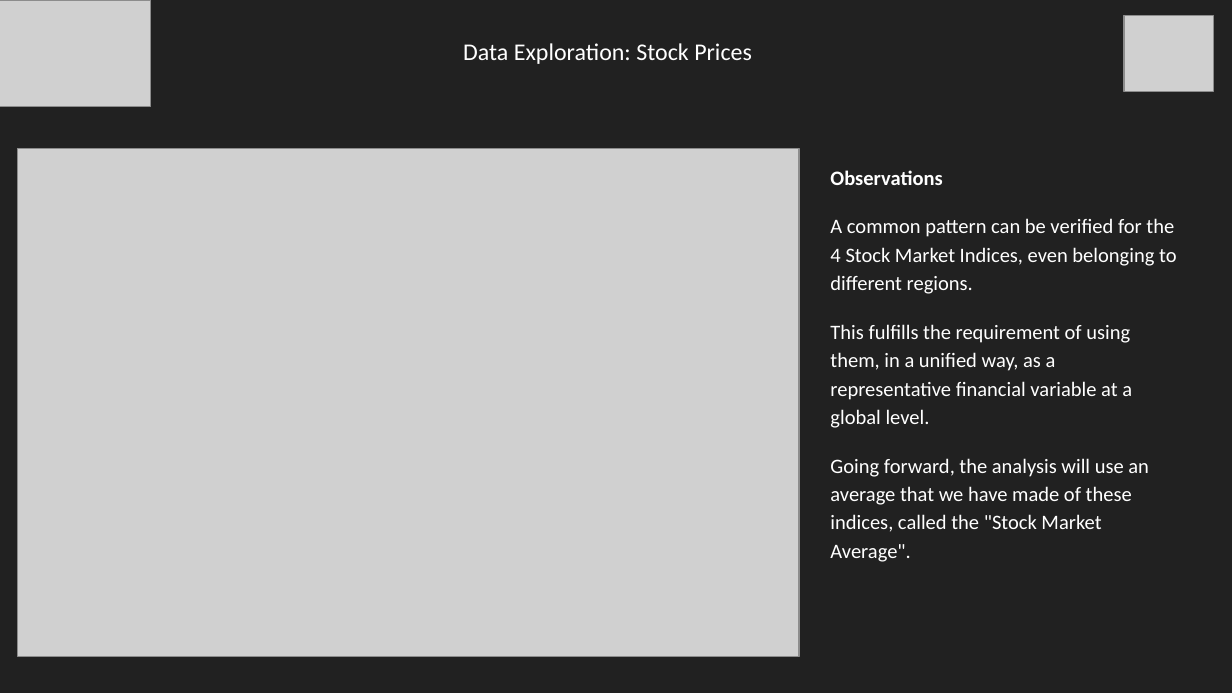
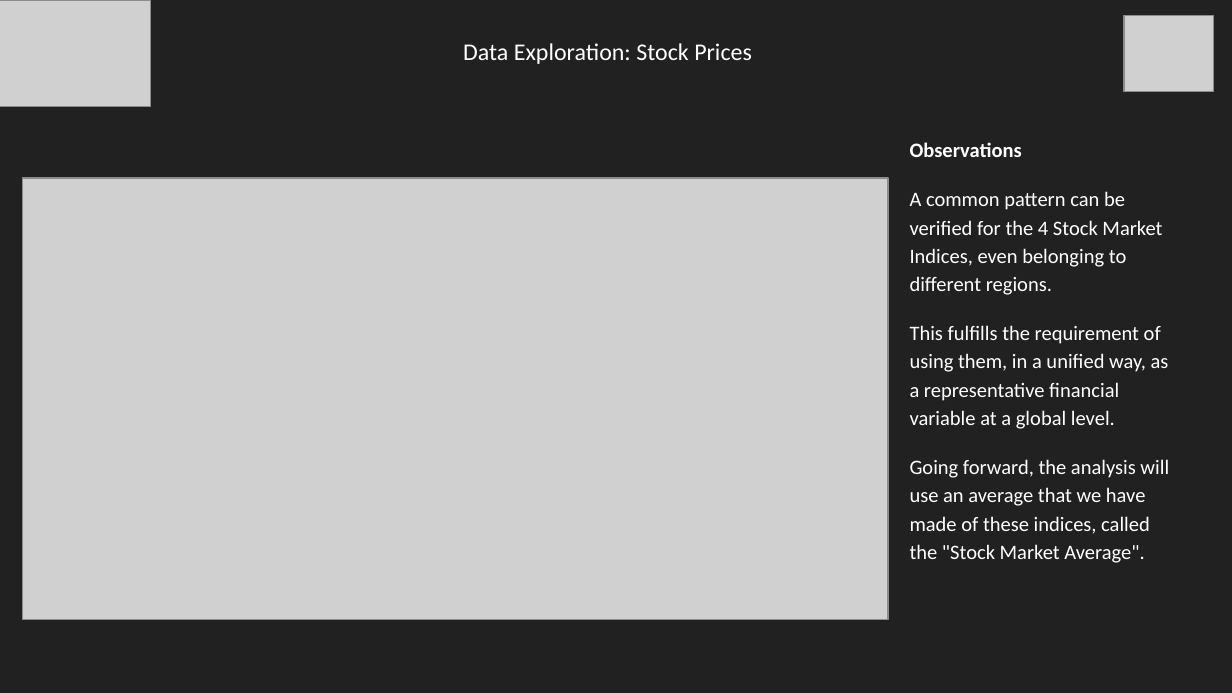
Before and after one commit to RufinoMartin/Coderhouse2021, a slide deck: slide 11 of Executive Presentation.pptx. Drawn at 1232x693 pixels with LibreOffice and Linux fonts; fonts in the diff are those of the drawing; grey boxes stand for pictures. Boxes give left, top, right and bottom in pixels: in the first picture for what was removed or moved away, otherwise in the second. Text is boxed around its words. In the diff, an @@ line names an element or a change of style, - is before the commit and + after.

```diff
--- a/Executive Presentation.pptx
+++ b/Executive Presentation.pptx
@@ subtitle "Observations" rewrapped from <box>830,170,1176,562</box> to <box>910,142,1169,563</box> @@
@@ picture: place and size @@
-picture at <box>17,149,798,657</box>
+picture at <box>22,177,887,618</box>
```
Also in this commit, not shown: 11 other slides changed.
